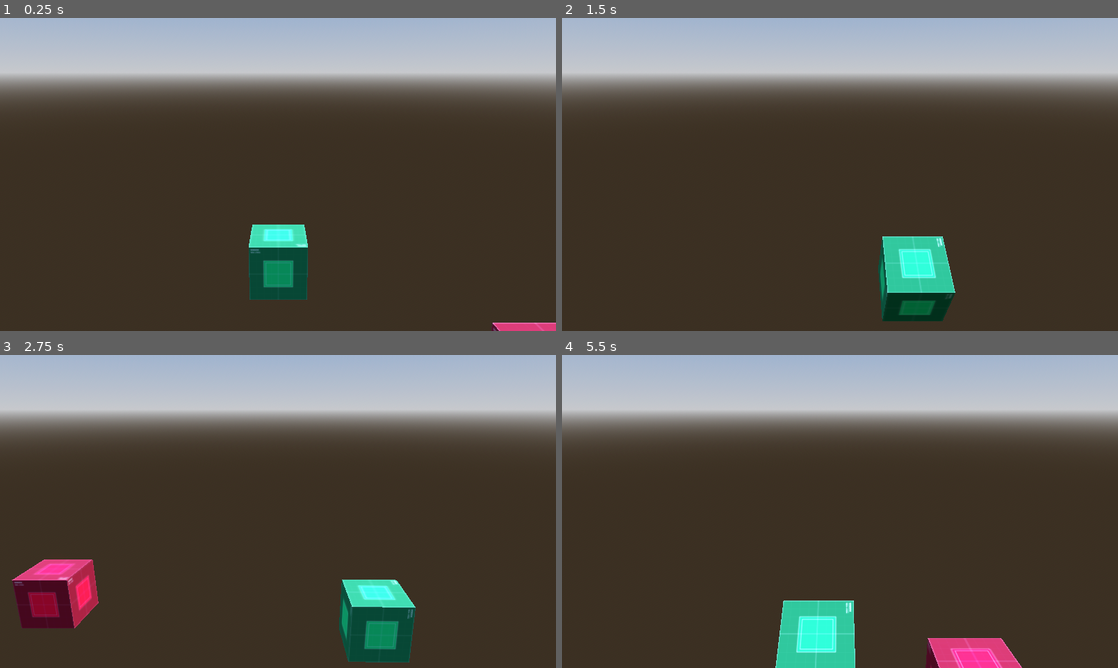
Above: before the commit, frames 1-4 (two rows, left to right).
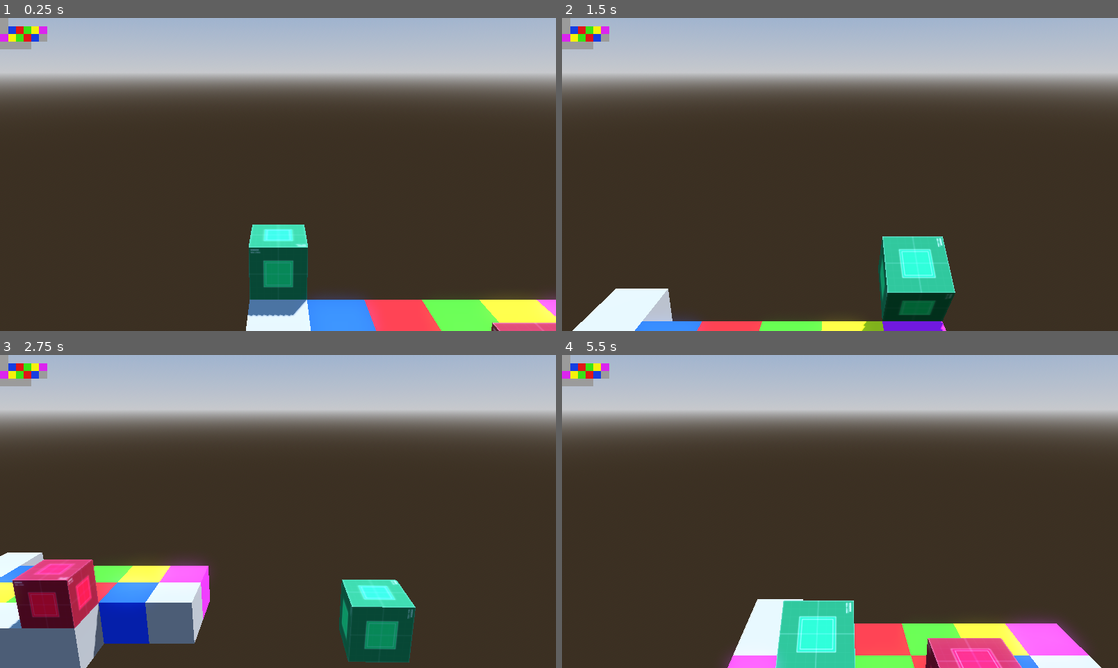
Above: after the commit, the same moments.

Repository: garrettjwilke/cu-on-pa
Game: Godot game, scene res://scenes/3d/game_base.tscn
Same seed, same stepped clock (60 frames per second), same inputs: the game is played once before the commit and once after it.
Inputs:
- Up to frame 1 (0.25 s): no input
- Up to frame 2 (1.5 s): hold D (right) 0.53-1.28 s; hold S (back) from 1.28 s (still down)
- Up to frame 3 (2.75 s): release S (back) at 2.03 s; hold D (right) from 2.03 s (still down)
- Up to frame 4 (5.5 s): release D (right) at 2.78 s; hold W (forward) 2.78-3.53 s; hold A (left) 3.53-5.03 s; hold S (back) from 5.03 s (still down)

The runs differ from the first frame. In frame 1, 5.9% of the frame differs, in the area x 0-100%, y 0-100%; in frame 2, 4.0%; in frame 3, 8.8%, in the area x 0-38%, y 0-100%; in frame 4, 6.6%.
Error before the commit: Parse Error: Preload file "res://scenes/3d/floor_blank.tscn" does not exist. (res://scripts/hmls.gd:3)

Commit message:
cleaned up

Diff:
--- a/scripts/base_2d.gd
+++ b/scripts/base_2d.gd
@@ -1,39 +1,6 @@
 extends Node2D
 
 var LEVEL_MATRIX = hmls.LEVEL_1
-var x = 0
-var y = 0
-var TILE_SIZE = 32
-
-func tile_spawn_2d():
-	var CURRENT_TILE
-	match LEVEL_MATRIX[y][x]:
-		0:
-			return
-		1:
-			CURRENT_TILE = hmls.TILE_BLANK.instantiate()
-		2:
-			CURRENT_TILE = hmls.TILE_BLUE.instantiate()
-		3:
-			CURRENT_TILE = hmls.TILE_RED.instantiate()
-		4:
-			CURRENT_TILE = hmls.TILE_GREEN.instantiate()
-		5:
-			CURRENT_TILE = hmls.TILE_YELLOW.instantiate()
-		6:
-			CURRENT_TILE = hmls.TILE_PURPLE.instantiate()
-		7:
-			CURRENT_TILE = hmls.TILE_ORANGE.instantiate()
-		_:
-			return
-	# add the tile if valid
-	CURRENT_TILE.position = Vector2(x * TILE_SIZE, y * TILE_SIZE)
-	add_child(CURRENT_TILE)
 
 func _ready():
-	for row in LEVEL_MATRIX:
-		for cell in row:
-			tile_spawn_2d()
-			x += 1
-		x = 0
-		y += 1
+	hmls.update_tiles(LEVEL_MATRIX, 0, 0, "2d")
--- a/scripts/base_3d.gd
+++ b/scripts/base_3d.gd
@@ -1,10 +1,12 @@
 extends Node3D
+
 var cam_offset = Vector3(0, 4, 6)
 var cam_speed = 4.0
 
 var LEVEL_MATRIX = hmls.LEVEL_1
+
 func _ready():
-	hmls.update_level(LEVEL_MATRIX)
+	hmls.update_tiles(LEVEL_MATRIX, 0, 0, "3d")
 
 func _process(delta):
 	$Camera3D.position = lerp($Camera3D.position, $Cube.position + cam_offset, cam_speed * delta)
--- a/scripts/hmls.gd
+++ b/scripts/hmls.gd
@@ -1,28 +1,15 @@
 extends Node
 
-var FLOOR_BLANK = preload("res://scenes/3d/floor_blank.tscn")
-var FLOOR_BLUE = preload("res://scenes/3d/floor_blue.tscn")
-var FLOOR_RED = preload("res://scenes/3d/floor_red.tscn")
-var FLOOR_GREEN = preload("res://scenes/3d/floor_green.tscn")
-var FLOOR_YELLOW = preload("res://scenes/3d/floor_yellow.tscn")
-var FLOOR_PURPLE = preload("res://scenes/3d/floor_purple.tscn")
-var FLOOR_ORANGE = preload("res://scenes/3d/floor_orange.tscn")
-var TILE_BLANK = preload("res://scenes/2d/tile_blank.tscn")
-var TILE_BLUE = preload("res://scenes/2d/tile_blue.tscn")
-var TILE_RED = preload("res://scenes/2d/tile_red.tscn")
-var TILE_GREEN = preload("res://scenes/2d/tile_green.tscn")
-var TILE_YELLOW = preload("res://scenes/2d/tile_yellow.tscn")
-var TILE_PURPLE = preload("res://scenes/2d/tile_purple.tscn")
-var TILE_ORANGE = preload("res://scenes/2d/tile_orange.tscn")
-var TILE_SIZE = 32
-var LEVEL = 0
+var COLOR_BLANK = "#9B9B9B"
+var COLOR_BLUE = "#163ee2"
+var COLOR_RED = "#e21616"
+var COLOR_GREEN = "#38e216"
+var COLOR_YELLOW = "#f5f10b"
+var COLOR_PURPLE = "#db25ee"
+var COLOR_ORANGE = "#fea500"
+var TILE_SIZE = 16
 
-
-# The position to start spawning tiles at
-var x = 0
-var y = 0
-
-var LEVEL_MATRIX = []
+var NODE_COUNTER = 0
 
 var LEVEL_0 = [
 	[0, 1, 2, 3],
@@ -38,41 +25,61 @@
 	[1, 1 ,1, 1, 0, 0],
 ]
 
-func tile_spawn_3d():
+func tile_spawn(LEVEL_MATRIX, x, y, MODE):
 	var CURRENT_TILE
+	var COLOR
+	var NAME
 	match LEVEL_MATRIX[y][x]:
 		0:
 			return
 		1:
-			CURRENT_TILE = FLOOR_BLANK.instantiate()
+			COLOR = COLOR_BLANK
+			NAME = "blank"
 		2:
-			CURRENT_TILE = FLOOR_BLUE.instantiate()
+			COLOR = COLOR_BLUE
+			NAME = "blue"
 		3:
-			CURRENT_TILE = FLOOR_RED.instantiate()
+			COLOR = COLOR_RED
+			NAME = "red"
 		4:
-			CURRENT_TILE = FLOOR_GREEN.instantiate()
+			COLOR = COLOR_GREEN
+			NAME = "green"
 		5:
-			CURRENT_TILE = FLOOR_YELLOW.instantiate()
+			COLOR = COLOR_YELLOW
+			NAME = "yellow"
 		6:
-			CURRENT_TILE = FLOOR_PURPLE.instantiate()
+			COLOR = COLOR_PURPLE
+			NAME = "purple"
 		7:
-			CURRENT_TILE = FLOOR_ORANGE.instantiate()
+			COLOR = COLOR_ORANGE
+			NAME = "orange"
 		_:
 			return
 	# add the tile if valid
-	CURRENT_TILE.position = Vector3(x, -0.5, y)
-	add_child(CURRENT_TILE)
+	NODE_COUNTER += 1
+	if MODE == "3d":
+		CURRENT_TILE = MeshInstance3D.new()
+		CURRENT_TILE.mesh = BoxMesh.new()
+		var material = StandardMaterial3D.new()
+		material.albedo_color = COLOR
+		CURRENT_TILE.mesh.surface_set_material(0, material)
+		CURRENT_TILE.position = Vector3(x, -0.5, y)
+	if MODE == "2d":
+		CURRENT_TILE = ColorRect.new()
+		CURRENT_TILE.size = Vector2(TILE_SIZE, TILE_SIZE)
+		CURRENT_TILE.position = Vector2(x * TILE_SIZE, y * TILE_SIZE)
+		CURRENT_TILE.color = COLOR
+	CURRENT_TILE.name = str(MODE, "_", NAME, "_", NODE_COUNTER)
+	self.add_child(CURRENT_TILE)
 
-
-# The function to loop through the FLOOR_MATRIX and spawn tiles
-func update_level(NEW_MATRIX):
-	LEVEL_MATRIX = NEW_MATRIX
+func update_tiles(LEVEL_MATRIX, x, y, MODE):
 	for row in LEVEL_MATRIX:
 		for cell in row:
-			tile_spawn_3d()
+			tile_spawn(LEVEL_MATRIX, x, y, MODE)
 			x += 1
 		x = 0
 		y += 1
+	NODE_COUNTER = 0
 
 # Called when the node enters the scene tree for the first time.
 func _ready():
